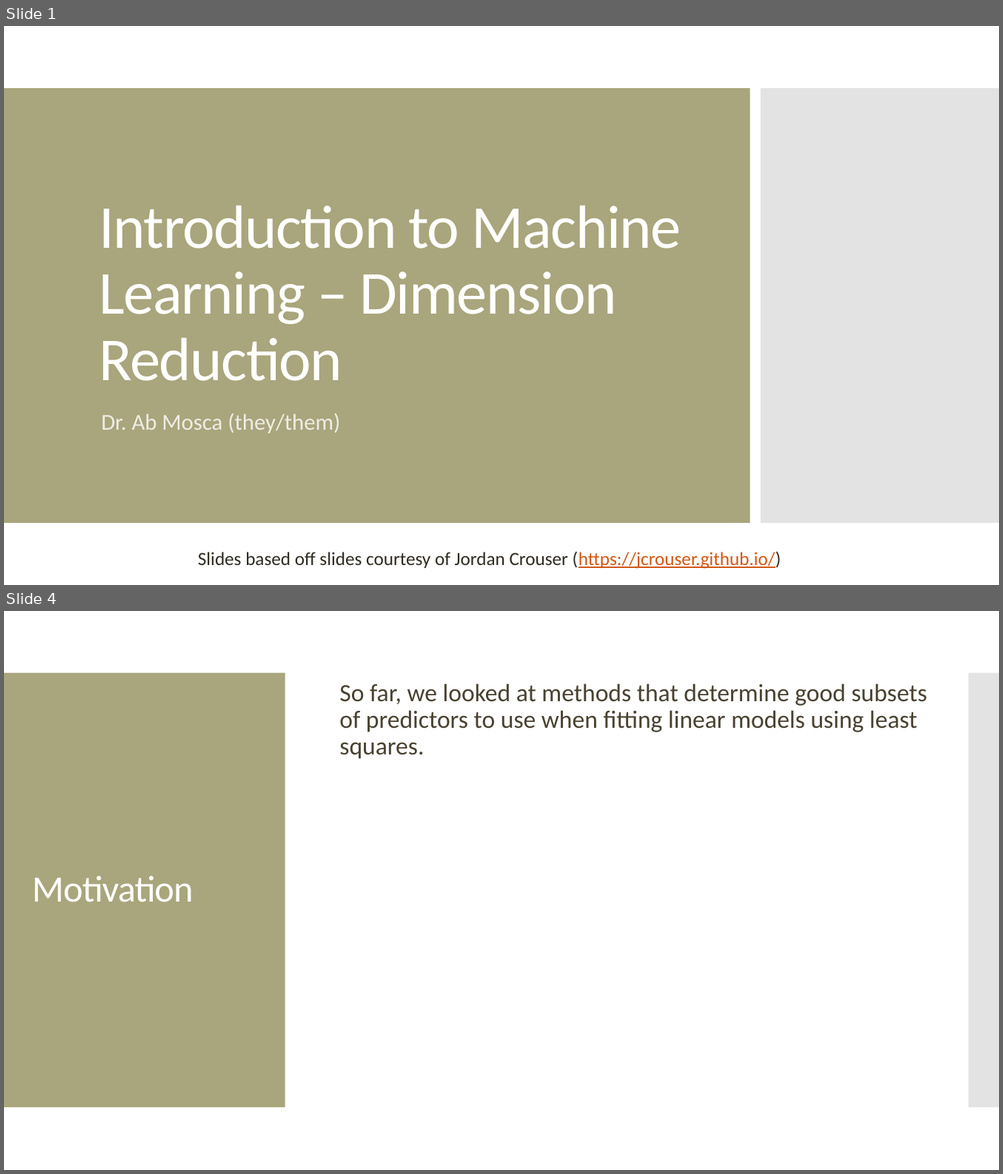
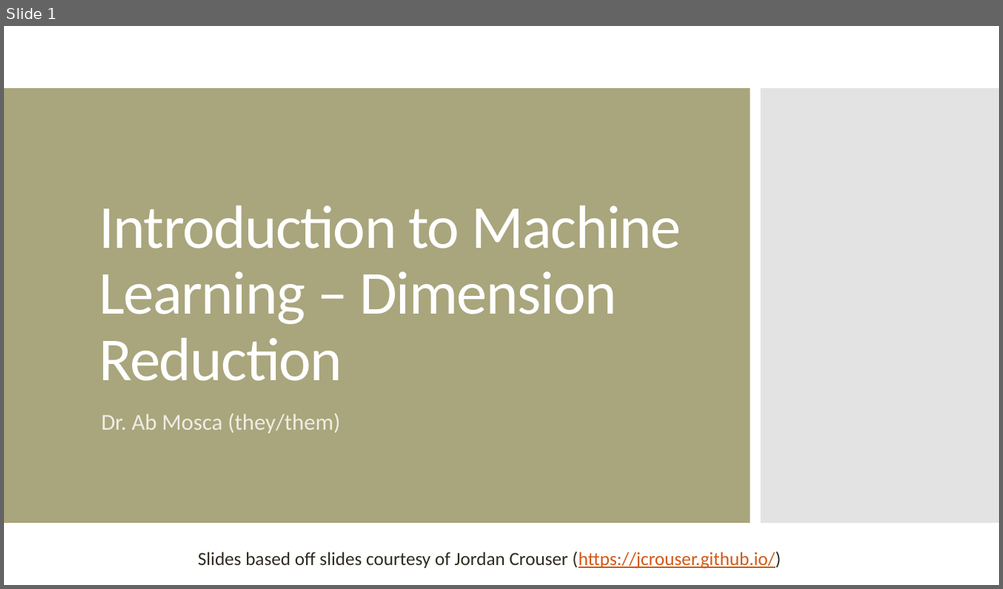
Before and after one commit to amosca01/CAIS380ML-S24, a slide deck: slides/12-dimension-reduction.pptx. Shown one above the other, each under a label of ours: slides 1 and 4 before the commit, slide 1 after it; the slides between them are not shown. The pictures are 1003x1174 and 1003x589 pixels, drawn with LibreOffice and Linux fonts; fonts in the diff are those of the drawing. Boxes give left, top, right and bottom in pixels: in the first picture for what was removed or moved away, otherwise in the second. Text is boxed around its words. In the diff, an @@ line names an element or a change of style, - is before the commit and + after.

```diff
--- a/slides/12-dimension-reduction.pptx
+++ b/slides/12-dimension-reduction.pptx
@@ slide 4 removed at bbox=[4, 611, 999, 1170], background #FFFFFF @@
@@ rectangle removed at bbox=[4, 673, 285, 1108] @@
@@ rectangle removed at bbox=[968, 673, 999, 1108] @@
@@ text removed at bbox=[339, 684, 927, 759] @@
-So far, we looked at methods that determine good subsets of predictors to use when fitting linear models using least squares.
@@ title removed at bbox=[32, 876, 193, 903] @@
-Motivation
```
Also in this commit, not shown: 2 slides changed, 30 slides added, 15 other slides removed, 14 other files.
